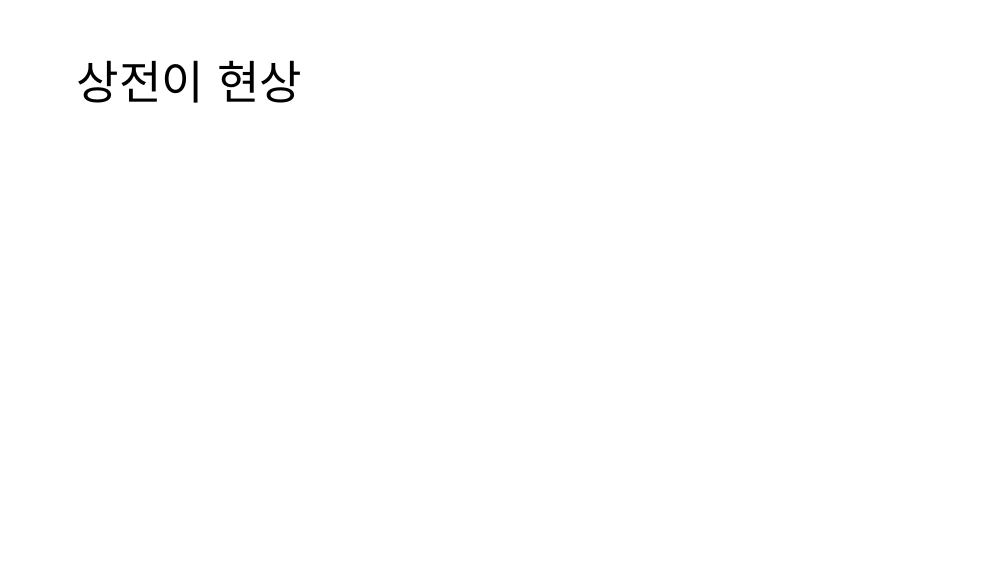
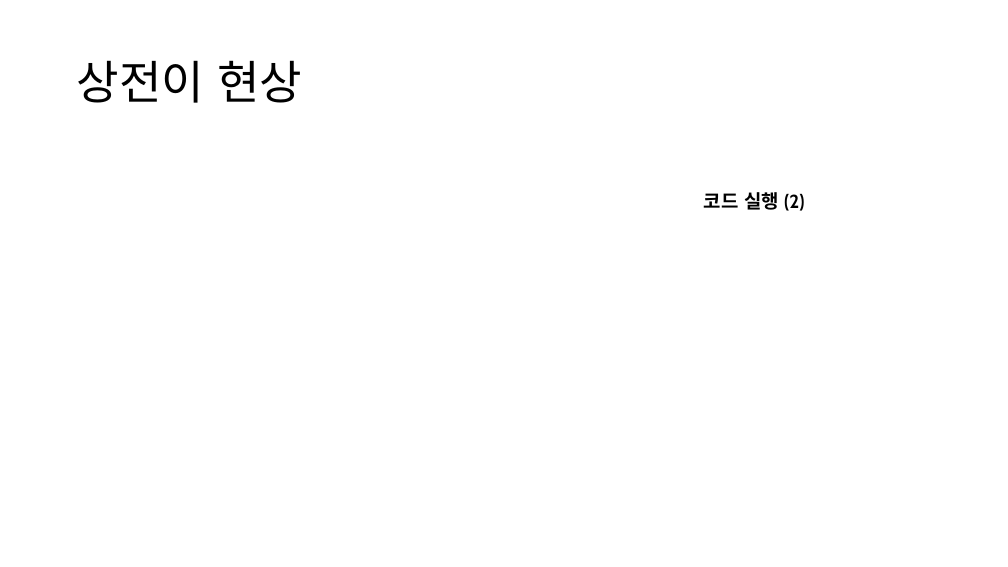
Before and after one commit to singrum/percolation-model, a slide deck: slide 9 of percolation.pptx. Drawn at 1008x567 pixels with LibreOffice and Linux fonts; fonts in the diff are those of the drawing; grey boxes stand for pictures. Boxes give left, top, right and bottom in pixels: in the first picture for what was removed or moved away, otherwise in the second. Text is boxed around its words. In the diff, an @@ line names an element or a change of style, - is before the commit and + after.

```diff
--- a/percolation.pptx
+++ b/percolation.pptx
@@ text added at box(704, 192, 804, 211), 18 pt, text #000000, bold @@
+코드 실행 (2)
```
Also in this commit, not shown: 5 other slides changed, 5 slides added, 7 slides removed, 1 other file.
